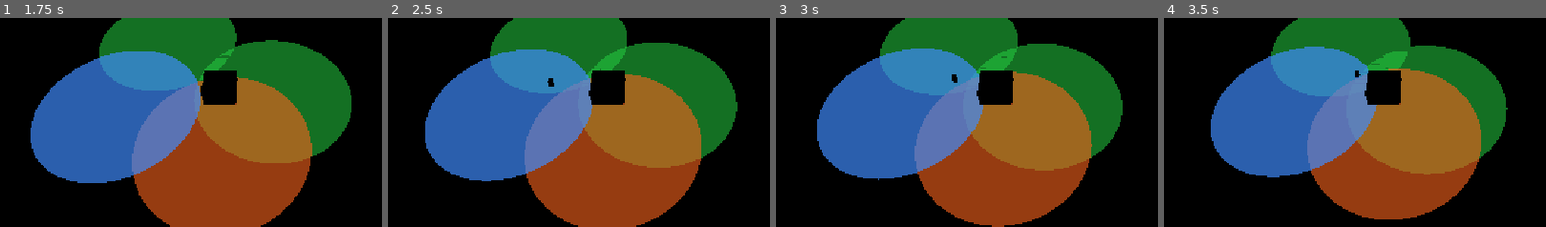
Above: before the commit, frames 1-4 (left to right).
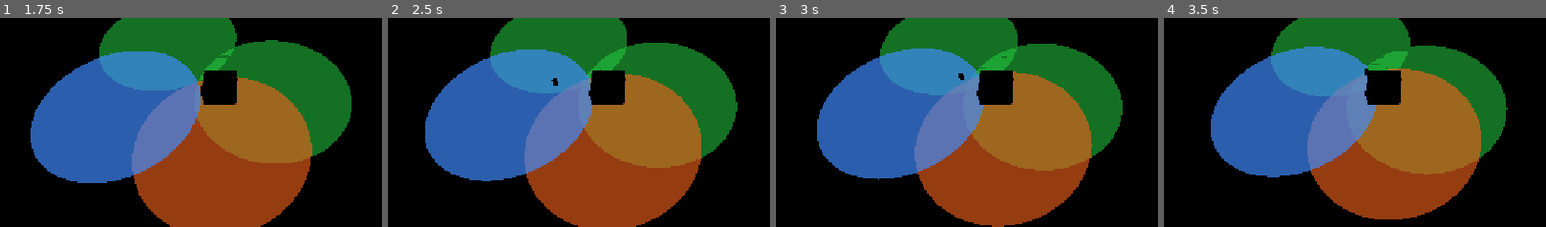
Above: after the commit, the same moments.

Repository: Ferrum-t/RTS-Game
Game: Godot game, scene res://Scenes/Spike/Phase3_MobileBuildingSpike.tscn
The game is run twice, just before and just after one commit, with the same random seed, the same clock (stepped at 60 frames per second) and the same inputs. This scene is started directly instead of the project's main scene.
Inputs (mouse positions are % of the whole screen's width and height, from its top left):
- Up to frame 1 (1.75 s): tap Enter at 0.5 s; move the mouse to (72, 44) at 0.52 s; hold D (move_right) 0.53-1.25 s; tap C at 0.6 s; click (72, 44) at 0.67 s; drag from (30, 54) to (45, 69) at 1.27 s
- Up to frame 2 (2.5 s): move the mouse to (60, 26) at 2.02 s; hold D (move_right) from 2.03 s (still down); tap P at 2.1 s
- Up to frame 3 (3 s): release D (move_right) at 2.75 s; drag from (45, 69) to (20, 33) at 2.77 s
- Up to frame 4 (3.5 s): no input
The pictures show only the part of the screen within x 16-66%, y 26-76%; the shares and areas given below are measured in that part.

Frame 1 is identical in both runs. In frame 2, less than 0.1% of the frame differs, in the area x 41-45%, y 28-33%; in frame 3, less than 0.1%, in the area x 46-50%, y 26-32%; in frame 4, less than 0.1%.

Commit message:
Balance: move_speed ~0.6x original (2.4 worker)

Diff:
--- a/Scripts/Units/BaseUnit.gd
+++ b/Scripts/Units/BaseUnit.gd
@@ -16,7 +16,7 @@
 
 
 @export var team_id: int = 0
-@export var move_speed := 2.0
+@export var move_speed := 2.4
 @export var max_health := 100
 @export var deposit_distance := 3.5
 @export var attack_damage := 10
